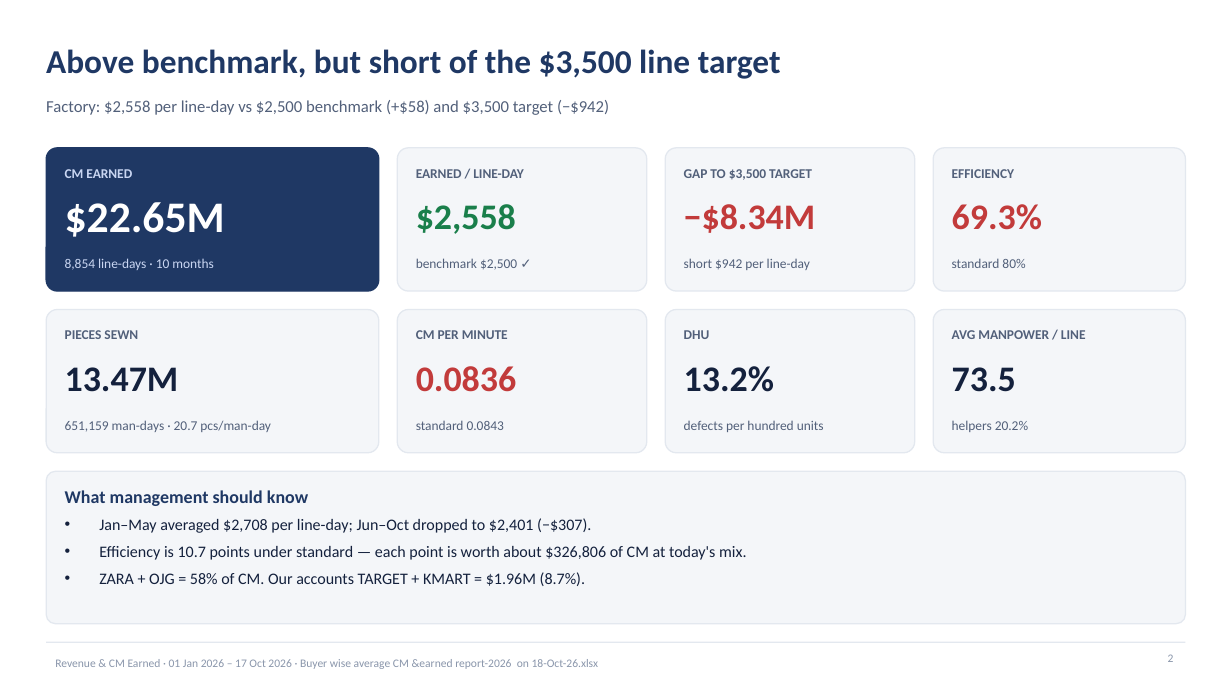
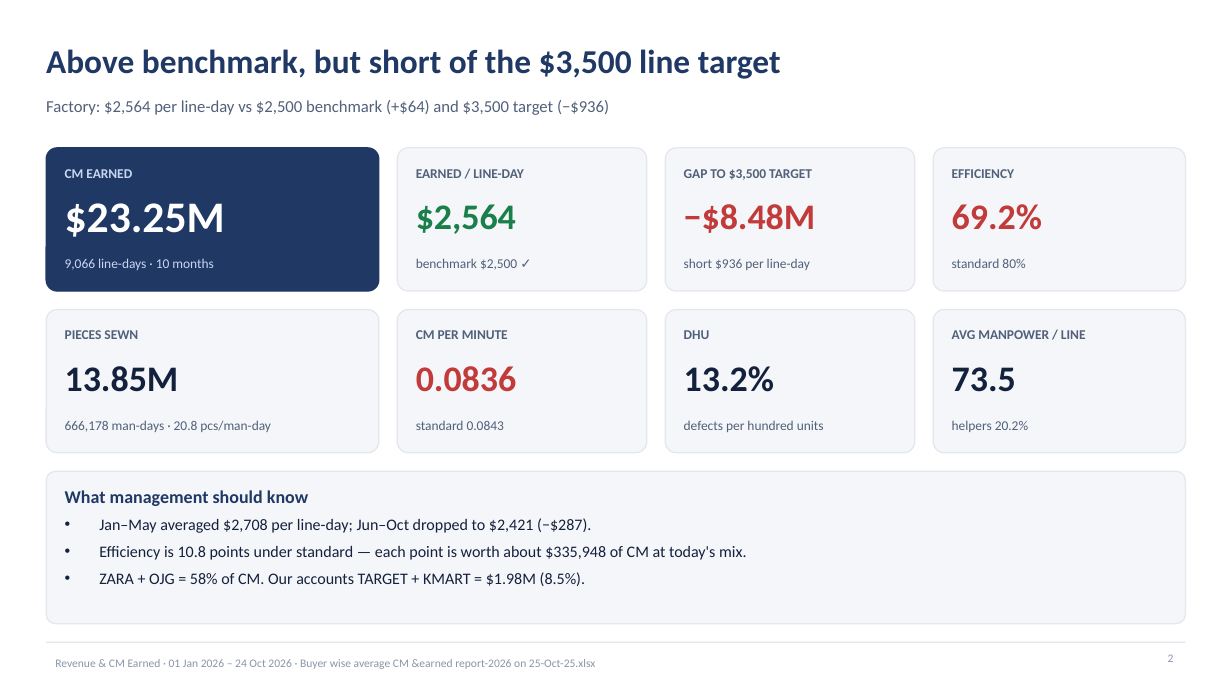
Before and after one commit to muhashin789/sterling-mgmt-reports, a slide deck: slide 2 of reports/revenue/Revenue_CM_Management_Review.pptx. Drawn at 1232x693 pixels with LibreOffice and Linux fonts; fonts in the diff are those of the drawing. Boxes give left, top, right and bottom in pixels: in the first picture for what was removed or moved away, otherwise in the second. Text is boxed around its words. In the diff, an @@ line names an element or a change of style, - is before the commit and + after.

```diff
--- a/reports/revenue/Revenue_CM_Management_Review.pptx
+++ b/reports/revenue/Revenue_CM_Management_Review.pptx
@@ text at (46,100,609,115): text changed @@
-Factory: $2,558 per line-day vs $2,500 benchmark (+$58) and $3,500 target (−$942)
+Factory: $2,564 per line-day vs $2,500 benchmark (+$64) and $3,500 target (−$936)
@@ text at (65,203,225,237): text changed @@
-$22.65M
+$23.25M
@@ text at (416,204,516,234): text changed @@
-$2,558
+$2,564
@@ text at (684,204,816,233): text changed @@
-−$8.34M
+−$8.48M
@@ text at (952,204,1042,230): text changed @@
-69.3%
+69.2%
@@ text at (65,258,213,270): text changed @@
-8,854 line-days · 10 months
+9,066 line-days · 10 months
@@ text at (684,258,810,270): text changed @@
-short $942 per line-day
+short $936 per line-day
@@ text at (65,366,179,392): text changed @@
-13.47M
+13.85M
@@ text at (65,420,271,432): text changed @@
-651,159 man-days · 20.7 pcs/man-day
+666,178 man-days · 20.8 pcs/man-day
@@ text at (99,518,746,586): text changed @@
-• Jan–May averaged $2,708 per line-day; Jun–Oct dropped to $2,401 (−$307).
-• Efficiency is 10.7 points under standard — each point is worth about $326,806 of CM at today's mix.
-• ZARA + OJG = 58% of CM. Our accounts TARGET + KMART = $1.96M (8.7%).
+• Jan–May averaged $2,708 per line-day; Jun–Oct dropped to $2,421 (−$287).
+• Efficiency is 10.8 points under standard — each point is worth about $335,948 of CM at today's mix.
+• ZARA + OJG = 58% of CM. Our accounts TARGET + KMART = $1.98M (8.5%).
@@ text at (55,659,596,669): text changed @@
-Revenue & CM Earned · 01 Jan 2026 – 17 Oct 2026 · Buyer wise average CM &earned report-2026 on 18-Oct-26.xlsx
+Revenue & CM Earned · 01 Jan 2026 – 24 Oct 2026 · Buyer wise average CM &earned report-2026 on 25-Oct-25.xlsx
```
Also in this commit, not shown: 9 other slides changed, 18 other files.
